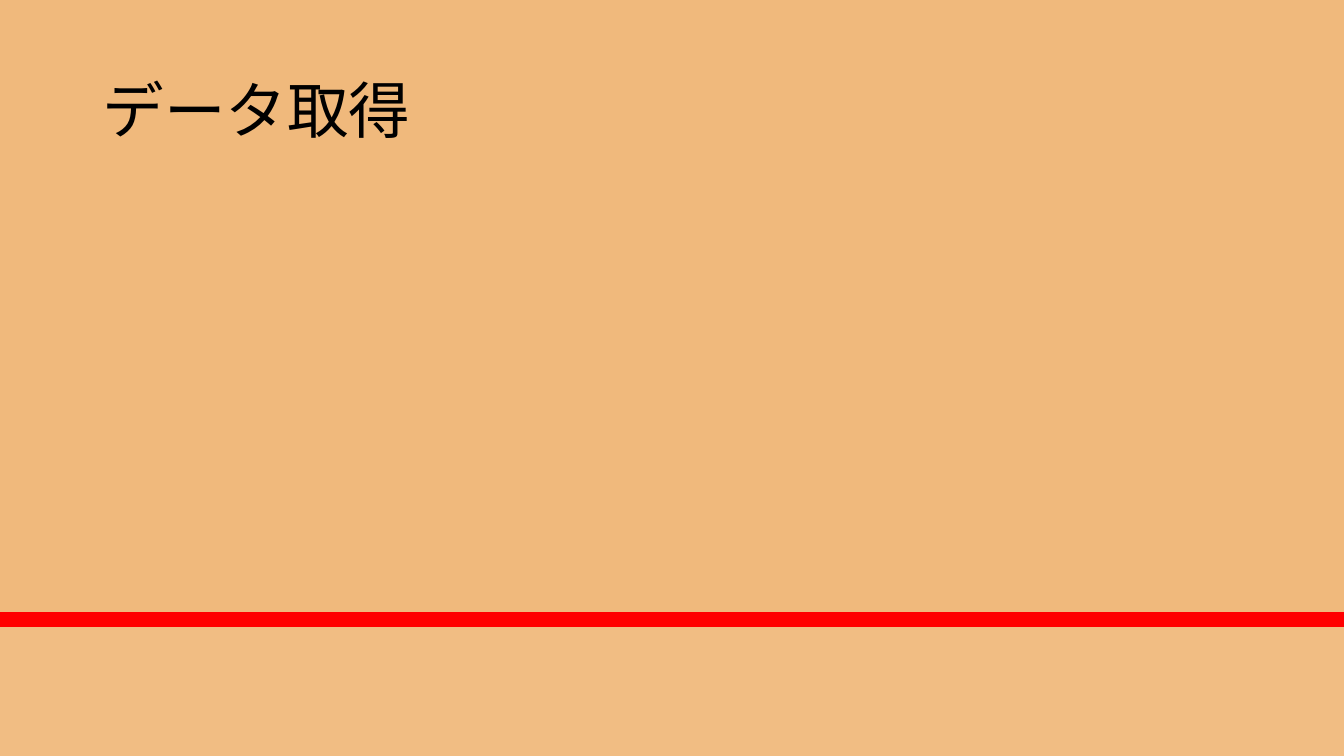
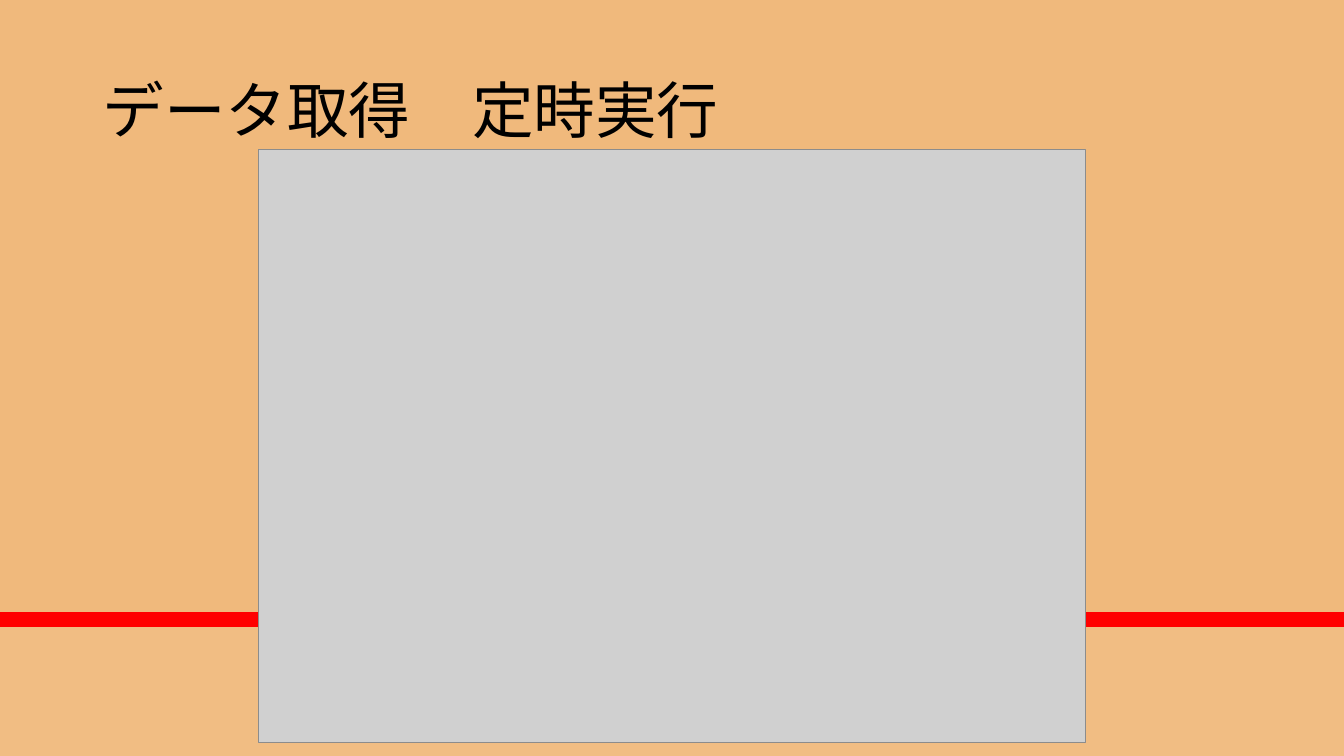
Before and after one commit to RikiishiSuzunosuke/AIspeaker_yosie, a slide deck: slide 14 of presentation/AIスピーカー開発_3_main.pptx (slide 11 before the commit). Drawn at 1344x756 pixels with LibreOffice and Linux fonts; fonts in the diff are those of the drawing; grey boxes stand for pictures. Boxes give left, top, right and bottom in pixels: in the first picture for what was removed or moved away, otherwise in the second. Text is boxed around its words. In the diff, an @@ line names an element or a change of style, - is before the commit and + after.

```diff
--- a/presentation/AIスピーカー開発_3_main.pptx
+++ b/presentation/AIスピーカー開発_3_main.pptx
@@ title at [102,80,718,138]: text changed @@
-データ取得
+データ取得 定時実行
@@ picture added at [258,149,1086,742] @@
```
Also in this commit, not shown: 4 other slides changed, 5 slides added, 2 slides removed, 2 other files.
